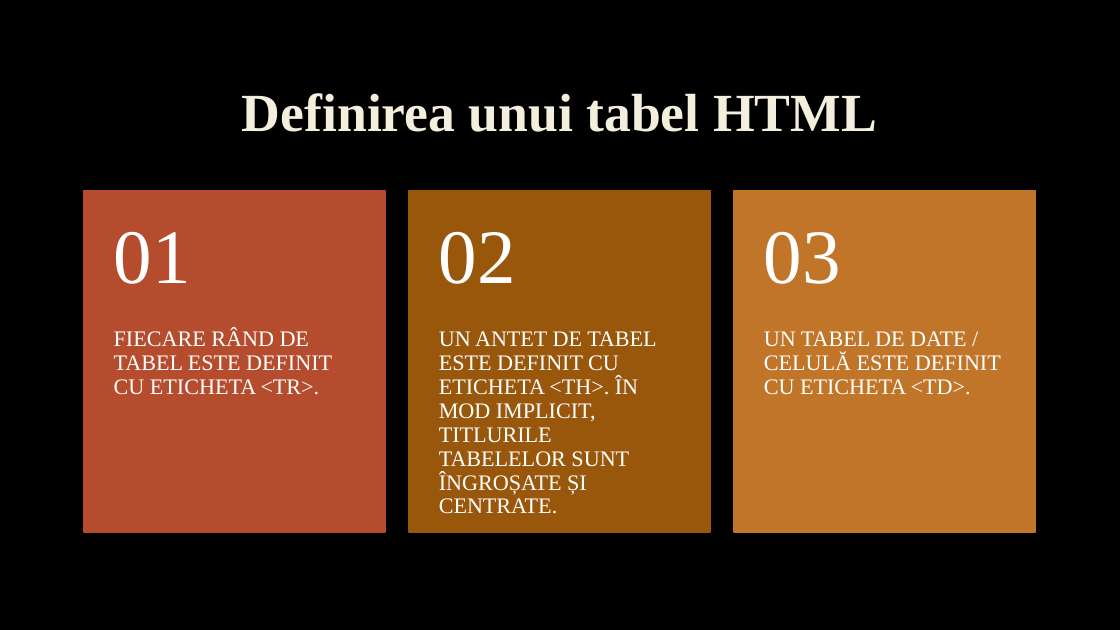
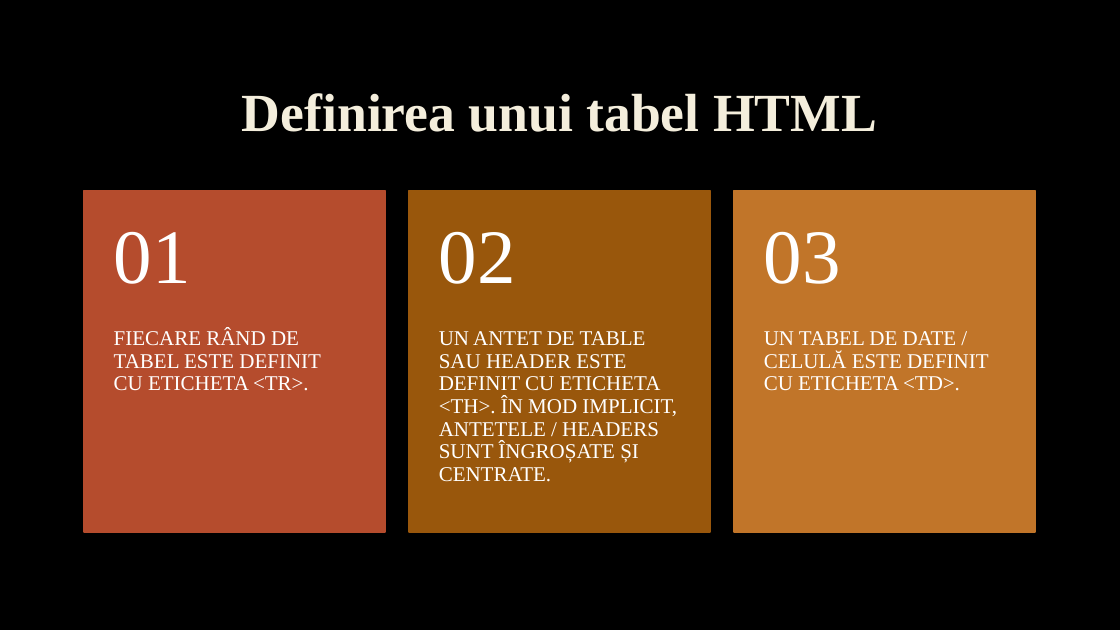
Before and after one commit to JohnyJF/Homework_10C, a slide deck: slide 3 of HTML_Tables_Tulei_Ion_Filat_Fabian.pptx (slide 5 before the commit). Drawn at 1120x630 pixels with LibreOffice and Linux fonts; fonts in the diff are those of the drawing; background and template pictures are left out. Boxes give left, top, right and bottom in pixels: in the first picture for what was removed or moved away, otherwise in the second. Text is boxed around its words. In the diff, an @@ line names an element or a change of style, - is before the commit and + after.

```diff
--- a/HTML_Tables_Tulei_Ion_Filat_Fabian.pptx
+++ b/HTML_Tables_Tulei_Ion_Filat_Fabian.pptx
@@ text "FIECARE RÂND DE TABEL ESTE ..." at box(114, 329, 321, 390): size 19 to 18 pt @@
@@ text "UN TABEL DE DATE / ..." at box(764, 331, 989, 390): size 19 to 18 pt @@
@@ text at box(439, 331, 677, 482): text changed; size 19 to 18 pt @@
-UN ANTET DE TABEL ESTE DEFINIT CU ETICHETA <TH>. ÎN MOD IMPLICIT, TITLURILE TABELELOR SUNT ÎNGROȘATE ȘI CENTRATE.
+UN ANTET DE TABLE SAU HEADER ESTE DEFINIT CU ETICHETA <TH>. ÎN MOD IMPLICIT, ANTETELE / HEADERS SUNT ÎNGROȘATE ȘI CENTRATE.
```
Also in this commit, not shown: 10 other slides changed, 10 slides added, 13 slides removed, 1 other file.
